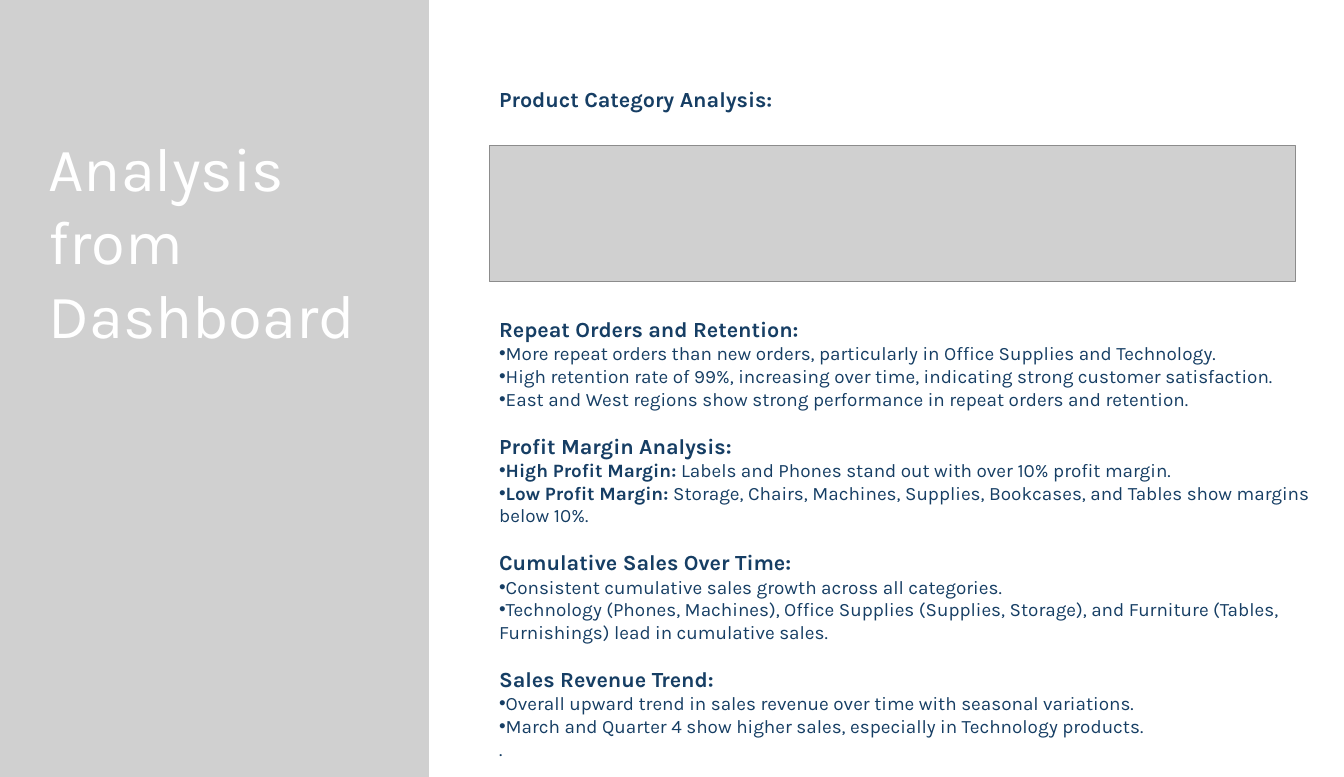
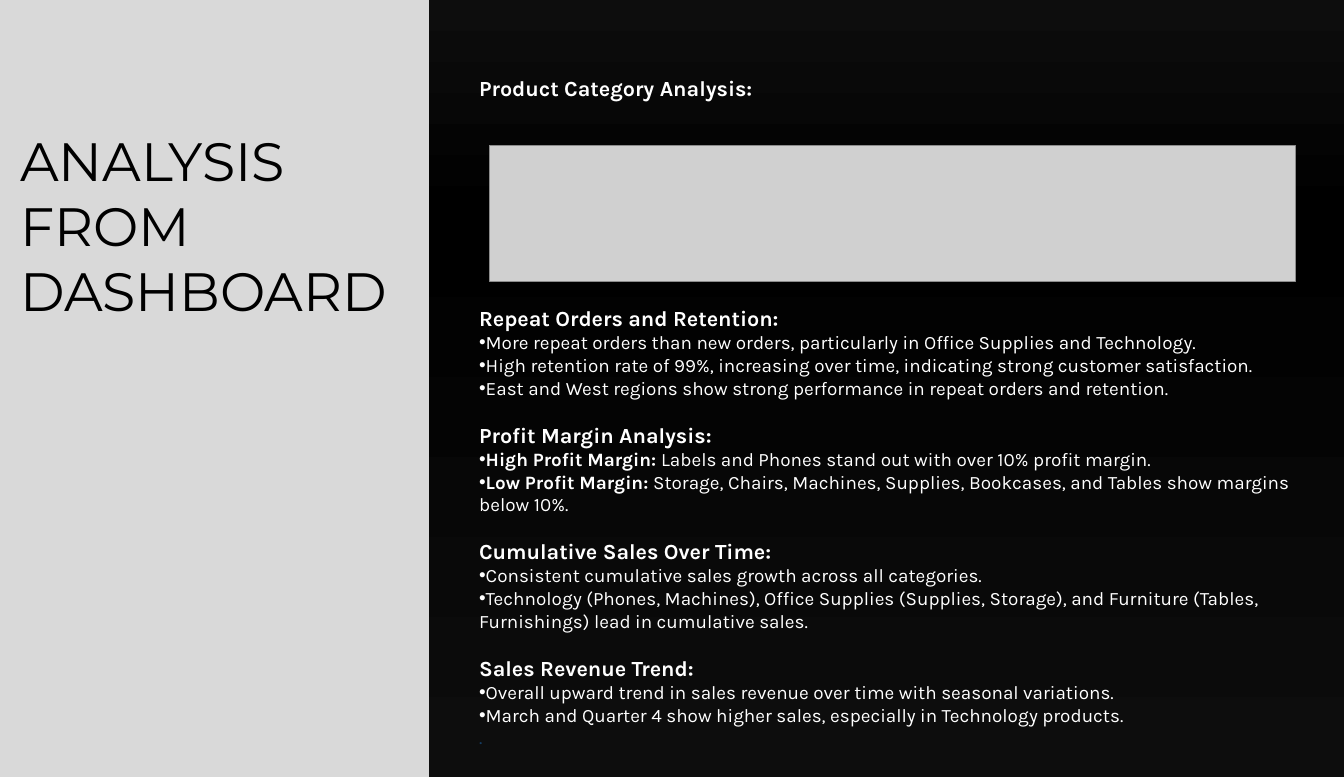
Before and after one commit to jasnoorvirk26/SuperstoreSalesAnalysis, a slide deck: slide 10 of Superstore-Analysis-Presentation.pptx. Drawn at 1344x777 pixels with LibreOffice and Linux fonts; fonts in the diff are those of the drawing; grey boxes stand for pictures. Boxes give left, top, right and bottom in pixels: in the first picture for what was removed or moved away, otherwise in the second. Text is boxed around its words. In the diff, an @@ line names an element or a change of style, - is before the commit and + after.

```diff
--- a/Superstore-Analysis-Presentation.pptx
+++ b/Superstore-Analysis-Presentation.pptx
@@ background #FFFFFF to gradient #0D0D0D to #000000 @@
@@ picture removed at box(0, 0, 430, 777) @@
@@ rectangle added at box(0, 0, 430, 777), fill #D9D9D9 @@
@@ text "Product Category Analysis:": place and size @@
-text "Product Category Analysis:" at box(499, 91, 1309, 738)
+text "Product Category Analysis:" at box(479, 80, 1289, 727)
@@ text at box(479, 80, 1289, 727): text colour #163E64 to #FFFFFF @@
@@ title at box(20, 143, 387, 312): text changed; size 45.6 to 40 pt; font Karla to Montserrat; text colour #FFFFFF to #000000 @@
-Analysis
-from
-Dashboard
+ANALYSIS
+FROM
+DASHBOARD
```
Also in this commit, not shown: 14 other slides changed.
